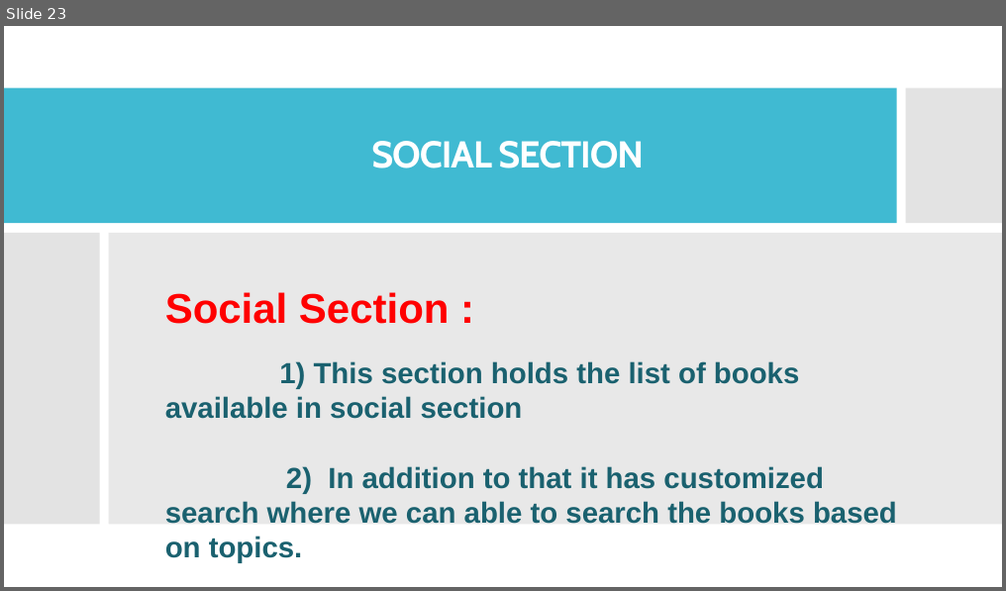
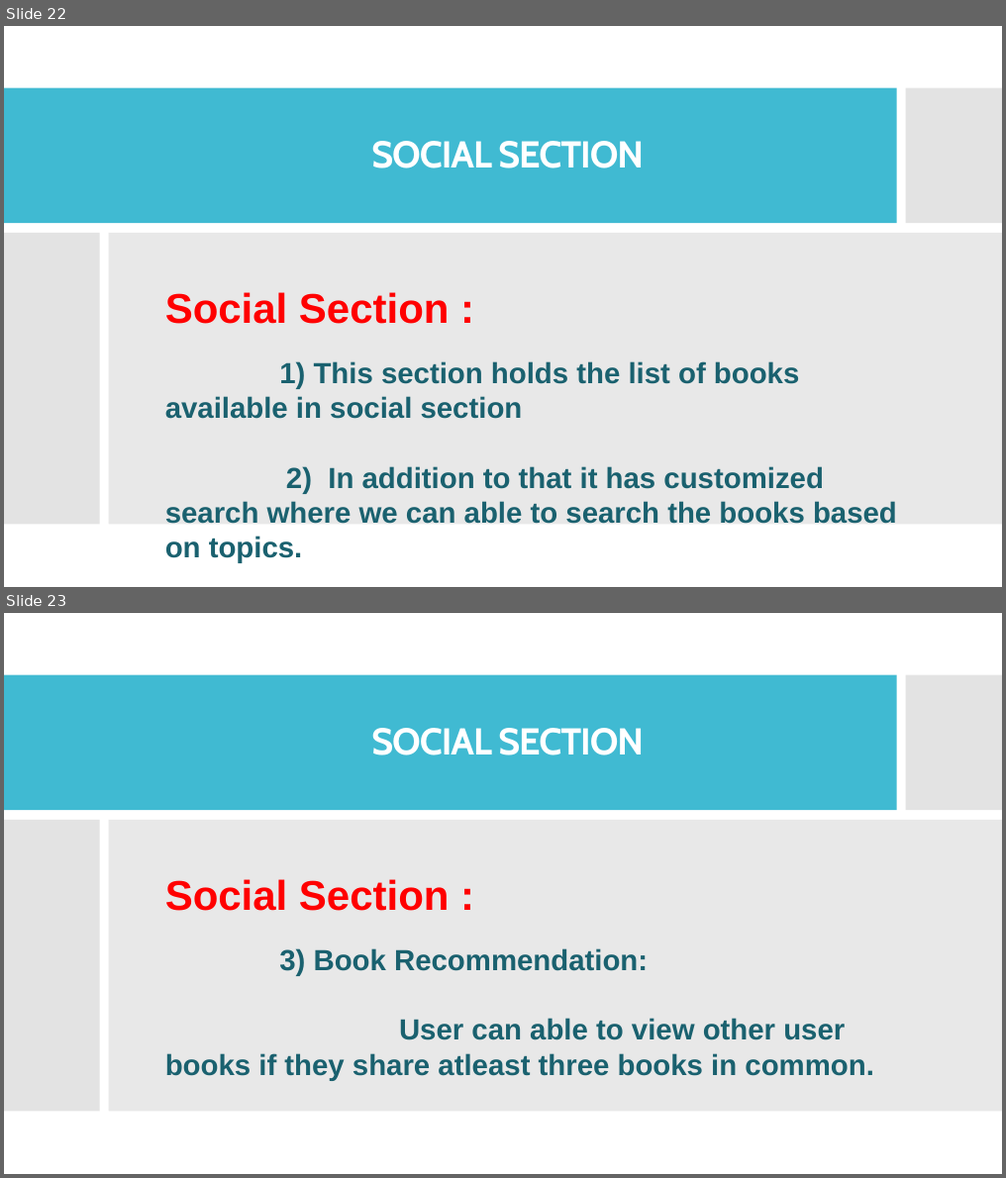
Before and after one commit to wangyang325/CS615Project, a slide deck: Presentation/Personal Library.pptx. Shown one above the other, each under a label of ours: slide 23 before the commit, slides 22 and 23 after it. The pictures are 1006x591 and 1006x1178 pixels, drawn with LibreOffice and Linux fonts; fonts in the diff are those of the drawing. Boxes give left, top, right and bottom in pixels: in the first picture for what was removed or moved away, otherwise in the second. Text is boxed around its words. In the diff, an @@ line names an element or a change of style, - is before the commit and + after.

```diff
--- a/Presentation/Personal Library.pptx
+++ b/Presentation/Personal Library.pptx
@@ slide 23 added at (4, 613, 1002, 1174), background #FFFFFF; not listed: 2 template elements that a slide beside it also shows @@
@@ rectangle added at (4, 613, 1002, 1174), fill #FFFFFF @@
@@ rectangle added at (4, 675, 897, 811), fill #40BAD2 @@
@@ rectangle added at (906, 675, 1002, 811), fill #C8C8C8 at 50% opacity @@
@@ title added at (371, 728, 644, 756), 36 pt, text #FFFFFF, bold @@
+SOCIAL SECTION
@@ rectangle added at (4, 820, 100, 1112), fill #C8C8C8 at 50% opacity @@
@@ rectangle added at (109, 820, 1002, 1112), fill #D9D9D9 at 60% opacity @@
@@ text added at (165, 879, 873, 1081), 28 pt, text #1A616F, bold @@
+Social Section :
+3) Book Recommendation:
+User can able to view other user books if they share atleast three books in common.
@@ what was slide 23 is now slide 22 @@
```
Also in this commit, not shown: 2 slides changed, 8 other slides added, 8 slides removed.
